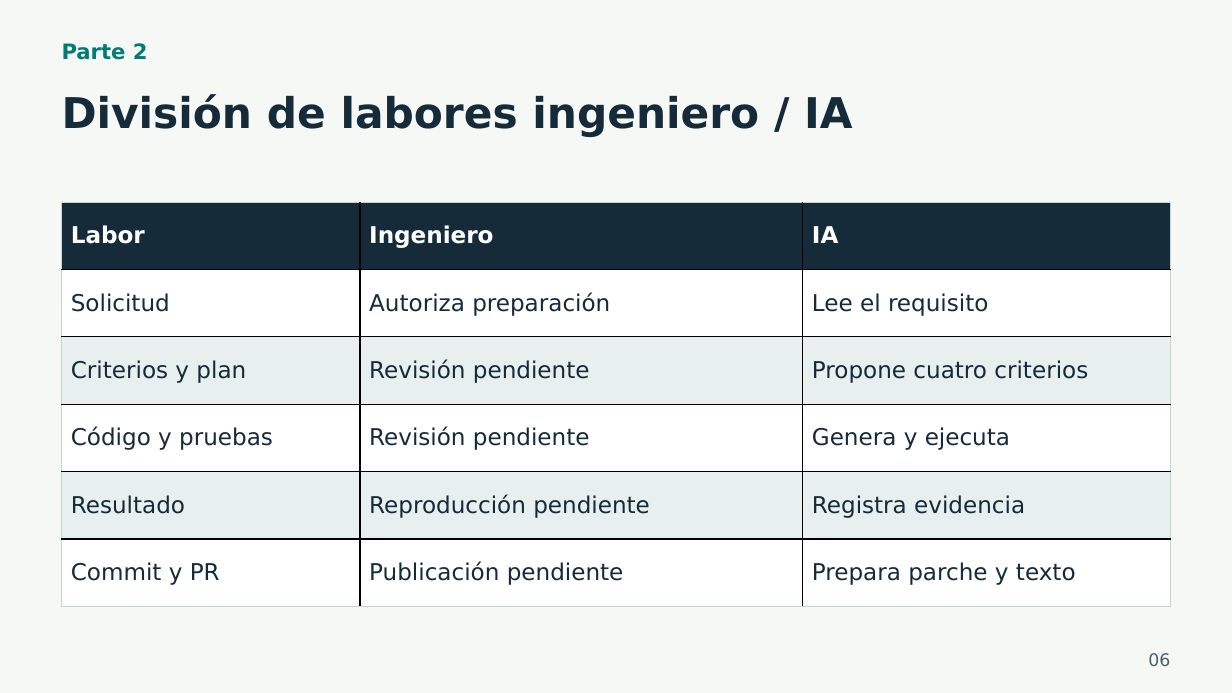
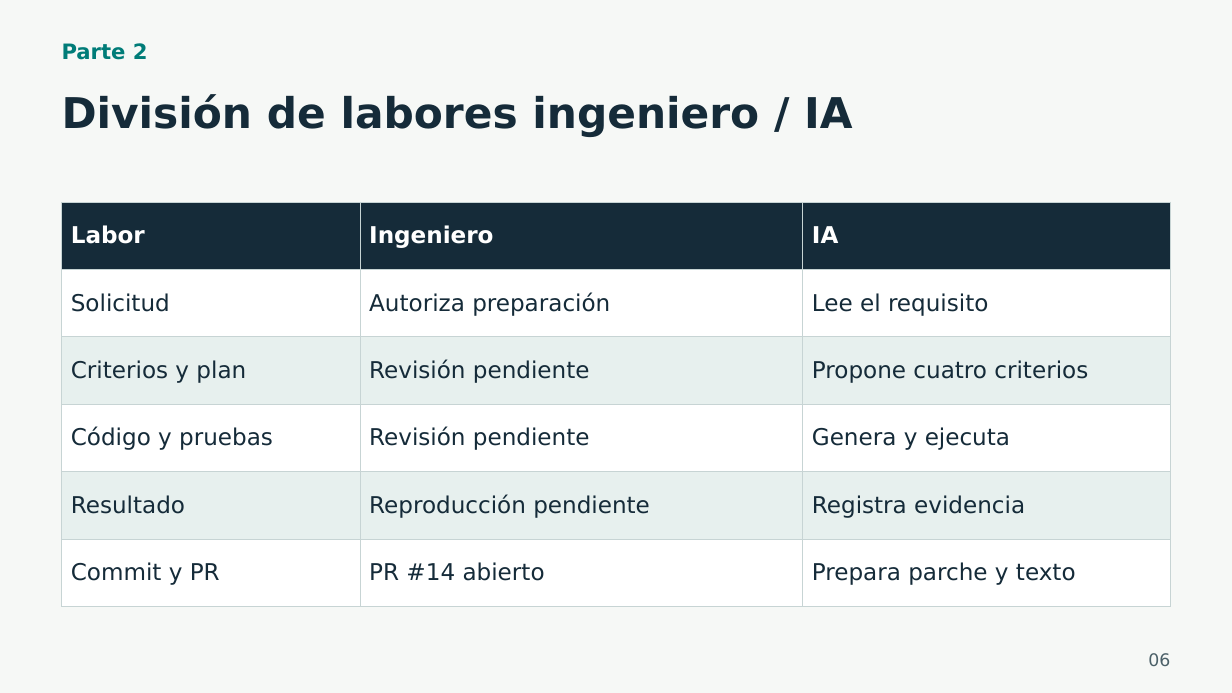
Before and after one commit to IF-6100-2026/portal-academico-documentacion, a slide deck: slide 6 of docs/investigacion/portal-academico/presentacion.pptx. Drawn at 1232x693 pixels with LibreOffice and Linux fonts; fonts in the diff are those of the drawing. Boxes give left, top, right and bottom in pixels: in the first picture for what was removed or moved away, otherwise in the second. Text is boxed around its words. In the diff, an @@ line names an element or a change of style, - is before the commit and + after.

```diff
--- a/docs/investigacion/portal-academico/presentacion.pptx
+++ b/docs/investigacion/portal-academico/presentacion.pptx
@@ table at (62,202,1171,607) @@
-row 6, column 2: Publicación pendiente
+row 6, column 2: PR #14 abierto
@@ borders changed @@
```
Also in this commit, not shown: 7 other slides changed.
